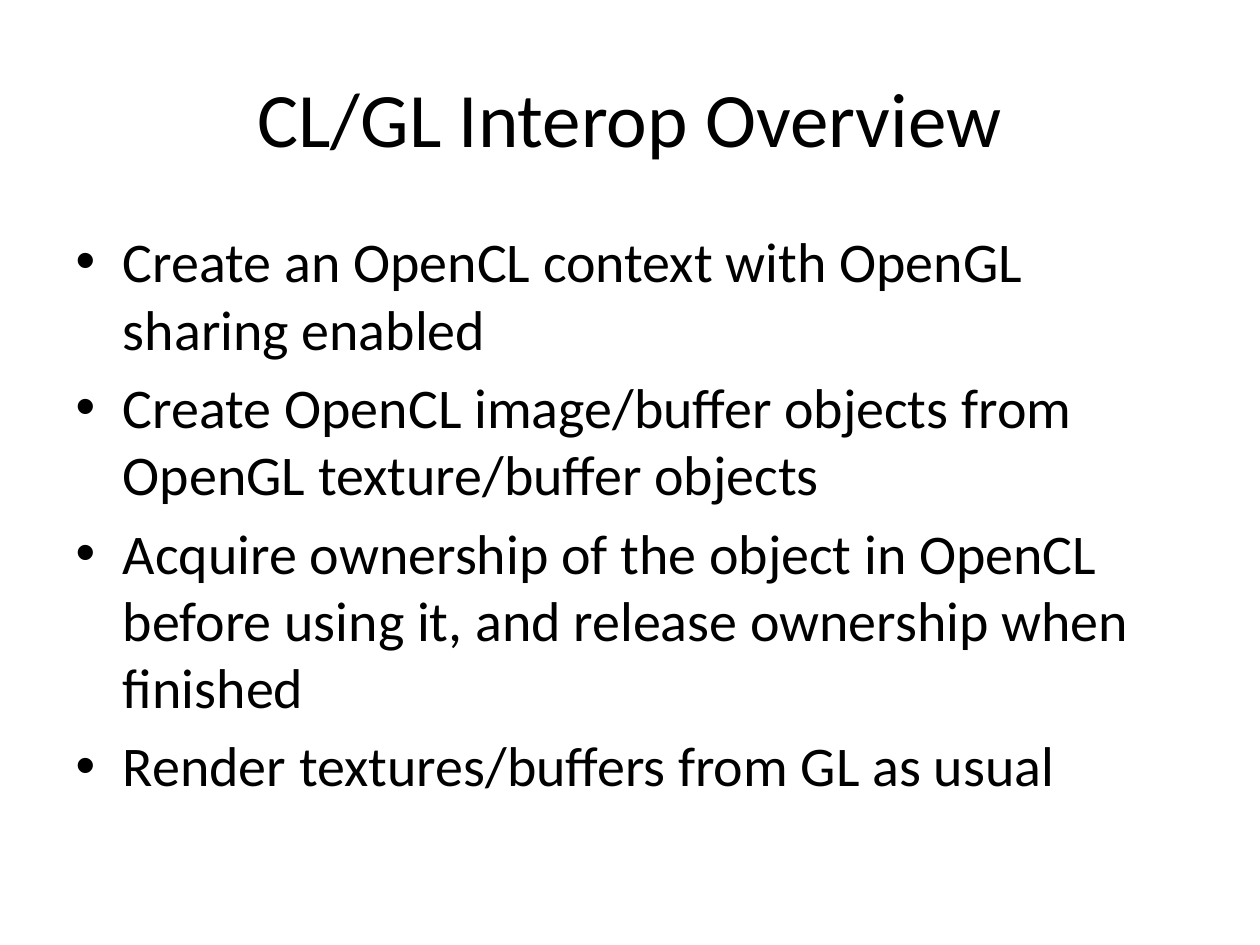
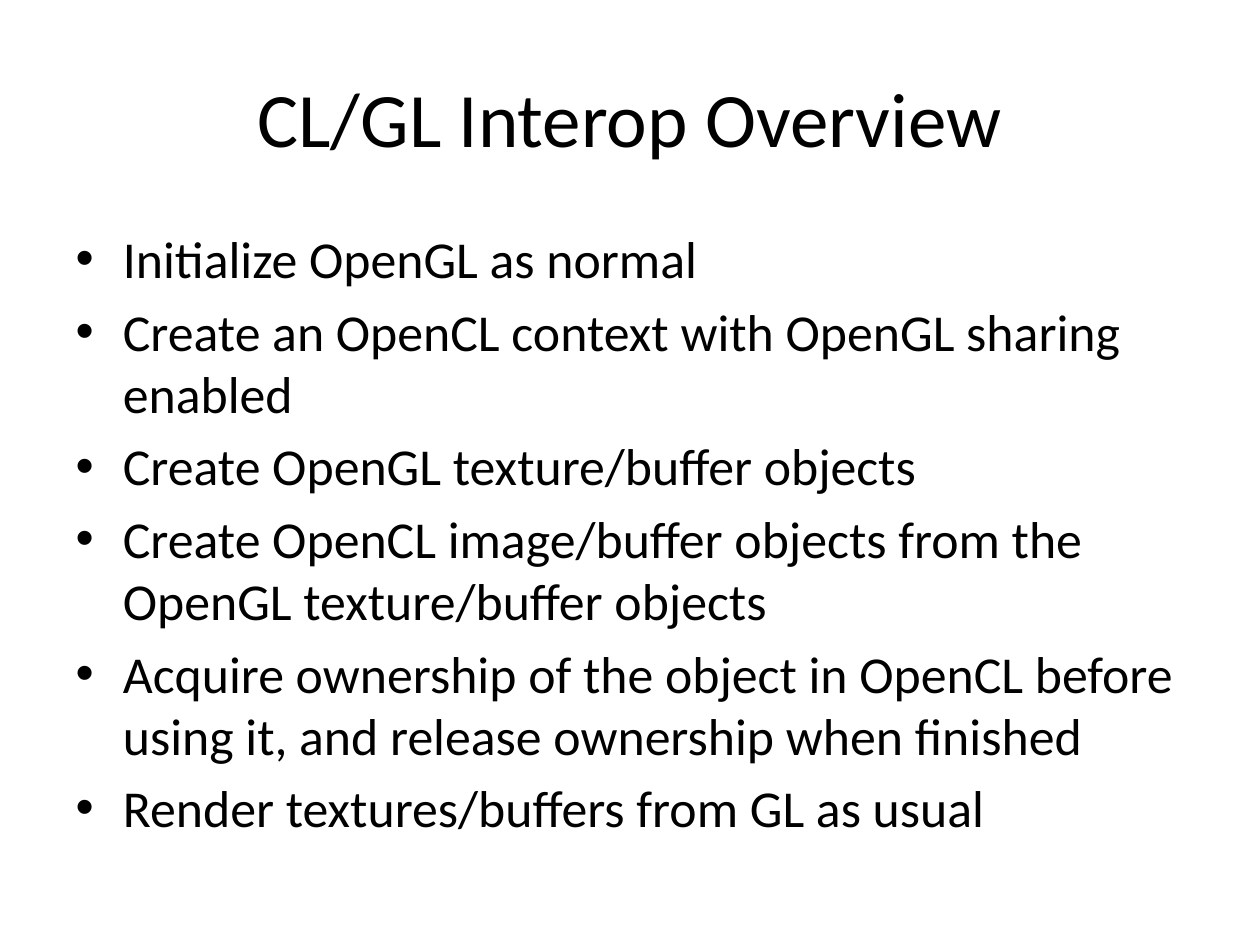
Before and after one commit to UoB-HPC/opencl-training-code, a slide deck: slide 3 of slides/advanced_part4.pptx. Drawn at 1260x945 pixels with LibreOffice and Linux fonts; fonts in the diff are those of the drawing. Boxes give left, top, right and bottom in pixels: in the first picture for what was removed or moved away, otherwise in the second. Text is boxed around its words. In the diff, an @@ line names an element or a change of style, - is before the commit and + after.

```diff
--- a/slides/advanced_part4.pptx
+++ b/slides/advanced_part4.pptx
@@ text at (123,242,697,287): paragraph added @@
+• Initialize OpenGL as normal
@@ text at (123,315,1173,830): size 32 to 29.6 pt in "Create an OpenCL context with OpenGL sharing ...", "Acquire ownership of the object in OpenCL ...", "Render textures/buffers from GL as usual" @@
@@ text at (123,449,1082,629): text changed; size 32 to 29.6 pt @@
-• Create OpenCL image/buffer objects from OpenGL texture/buffer objects
+• Create OpenGL texture/buffer objects
+• Create OpenCL image/buffer objects from the OpenGL texture/buffer objects
```
Also in this commit, not shown: 4 other slides changed, 1 slide added.
